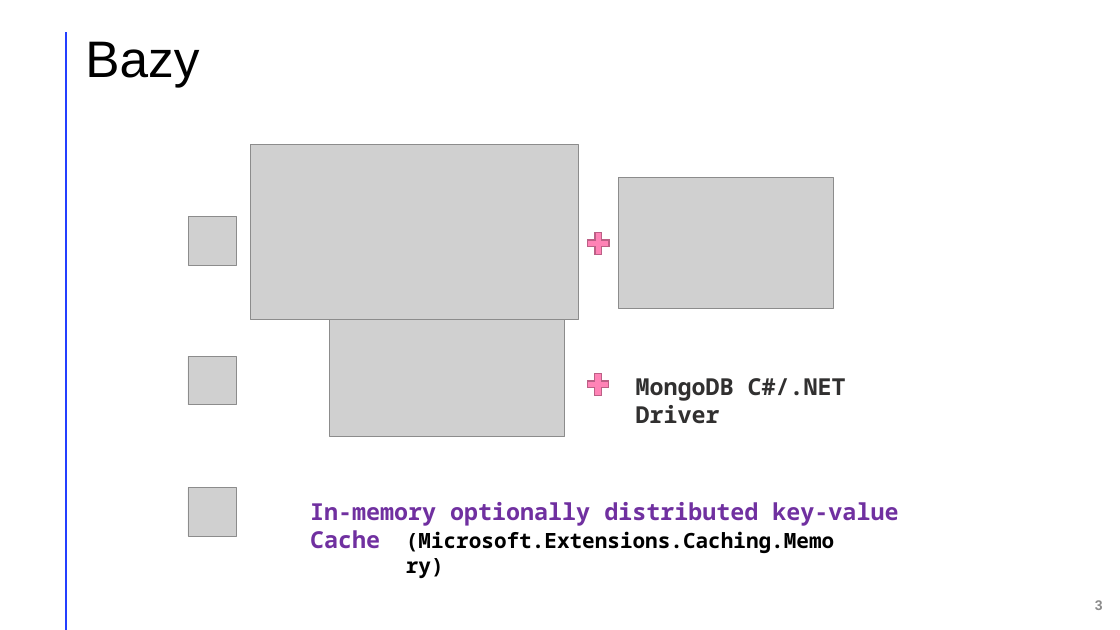
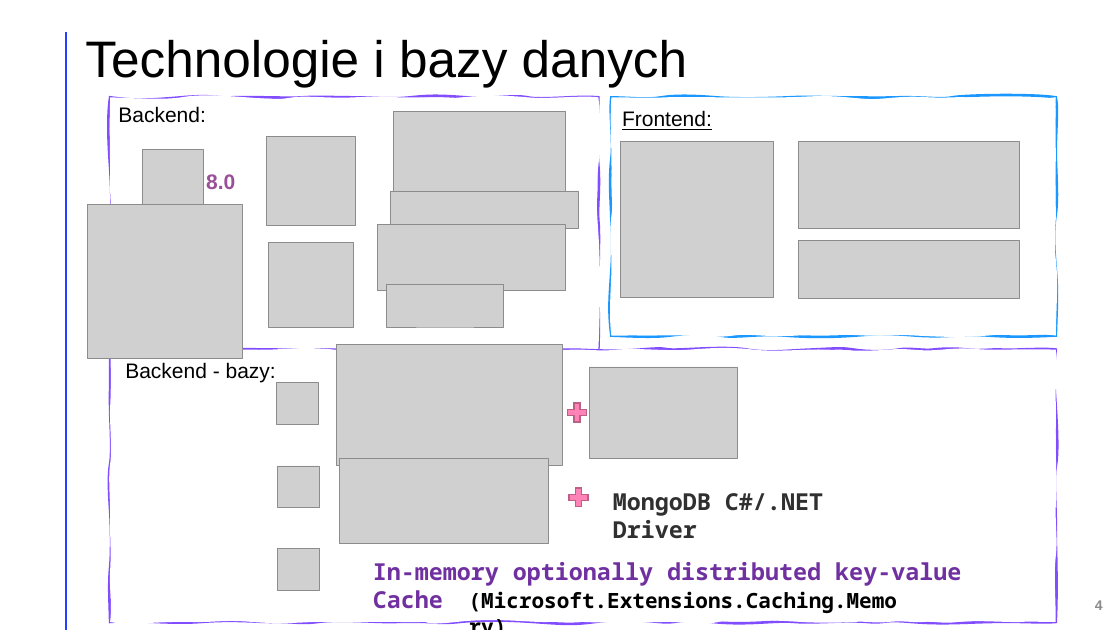
Before and after one commit to adambajguz/TrainsOnline, a slide deck: slide 4 of docs/Prezentacja Bajguz Kierzkowski.pptx (slide 3 before the commit). Drawn at 1120x630 pixels with LibreOffice and Linux fonts; fonts in the diff are those of the drawing; grey boxes stand for pictures. Boxes give left, top, right and bottom in pixels: in the first picture for what was removed or moved away, otherwise in the second. Text is boxed around its words. In the diff, an @@ line names an element or a change of style, - is before the commit and + after.

```diff
--- a/docs/Prezentacja Bajguz Kierzkowski.pptx
+++ b/docs/Prezentacja Bajguz Kierzkowski.pptx
@@ title at [85, 39, 687, 87]: text changed @@
-Bazy
+Technologie i bazy danych
@@ freeform shape added at [110, 97, 598, 350], fill #FFFFFF, outline #814DFF 2.25 pt @@
@@ text added at [118, 106, 205, 123], 18 pt, text #000000 @@
+Backend:
@@ picture added at [393, 112, 565, 209] @@
@@ freeform shape added at [612, 97, 1056, 336], fill #FFFFFF, outline #1A98FF 2.25 pt @@
@@ text added at [622, 110, 712, 130], 18 pt, text #000000, underline @@
+Frontend:
@@ picture added at [266, 137, 356, 226] @@
@@ picture added at [620, 141, 774, 297] @@
@@ picture added at [798, 141, 1019, 229] @@
@@ picture added at [142, 150, 203, 213] @@
@@ text added at [206, 174, 235, 189], 18 pt, text #9B4F97, bold @@
+8.0
@@ picture added at [88, 204, 243, 359] @@
@@ picture added at [391, 191, 579, 229] @@
@@ picture added at [377, 225, 565, 291] @@
@@ picture added at [269, 243, 354, 328] @@
@@ picture added at [798, 240, 1019, 297] @@
@@ picture added at [386, 285, 503, 327] @@
@@ freeform shape added at [110, 350, 1056, 622], fill #FFFFFF, outline #814DFF 2.25 pt @@
@@ picture: place and size @@
-picture at [250, 145, 579, 319]
+picture at [337, 344, 562, 466]
@@ text added at [125, 362, 276, 383], 18 pt, text #000000 @@
+Backend - bazy:
@@ picture: place and size @@
-picture at [188, 217, 237, 266]
+picture at [276, 382, 318, 424]
@@ picture: place and size @@
-picture at [619, 177, 834, 308]
+picture at [590, 367, 737, 458]
@@ plus sign: place and size @@
-plus sign at [584, 229, 613, 258]
+plus sign at [565, 400, 590, 426]
@@ picture: place and size @@
-picture at [188, 356, 237, 405]
+picture at [278, 466, 320, 508]
@@ picture: place and size @@
-picture at [330, 319, 565, 437]
+picture at [339, 458, 549, 544]
@@ plus sign: place and size @@
-plus sign at [584, 370, 613, 399]
+plus sign at [565, 485, 592, 511]
@@ text "MongoDB C#/.NET Driver": place and size @@
-text "MongoDB C#/.NET Driver" at [636, 378, 846, 424]
+text "MongoDB C#/.NET Driver" at [613, 493, 823, 539]
@@ picture: place and size @@
-picture at [188, 488, 237, 537]
+picture at [278, 549, 320, 591]
@@ text "In-memory optionally distributed key-value Cache": place and size @@
-text "In-memory optionally distributed key-value Cache" at [310, 502, 898, 549]
+text "In-memory optionally distributed key-value Cache" at [373, 562, 961, 609]
@@ text "(Microsoft.Extensions.Caching.Memory)": place and size @@
-text "(Microsoft.Extensions.Caching.Memory)" at [406, 531, 834, 553]
+text "(Microsoft.Extensions.Caching.Memory)" at [469, 591, 897, 613]
@@ page number at [1095, 600, 1103, 610]: text changed @@
-3
+4
```
Also in this commit, not shown: 3 slides added, 1 slide removed, 1 other file.
